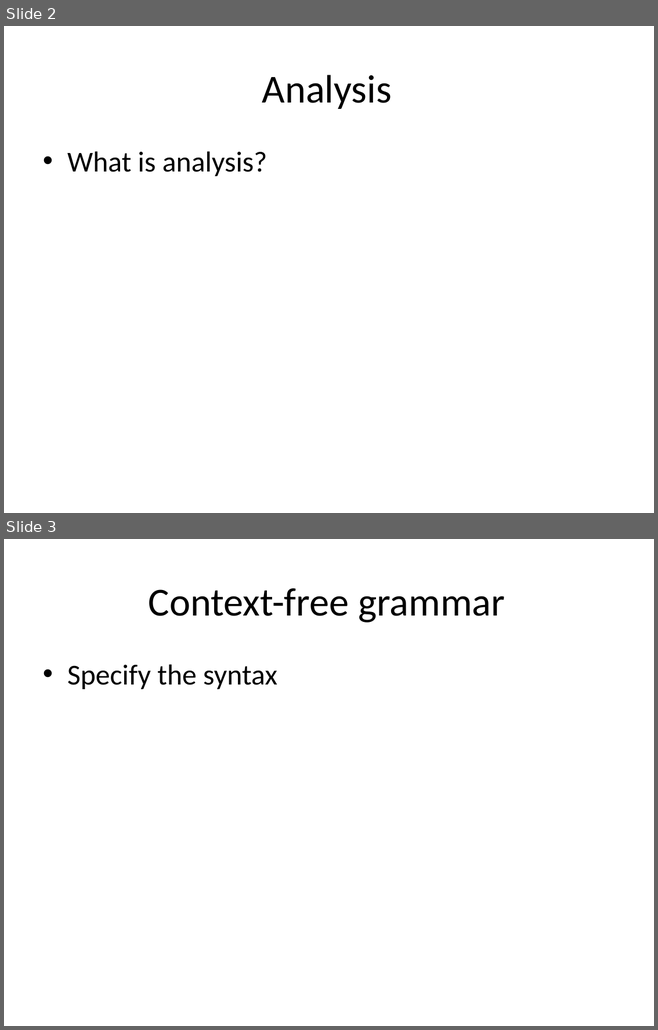
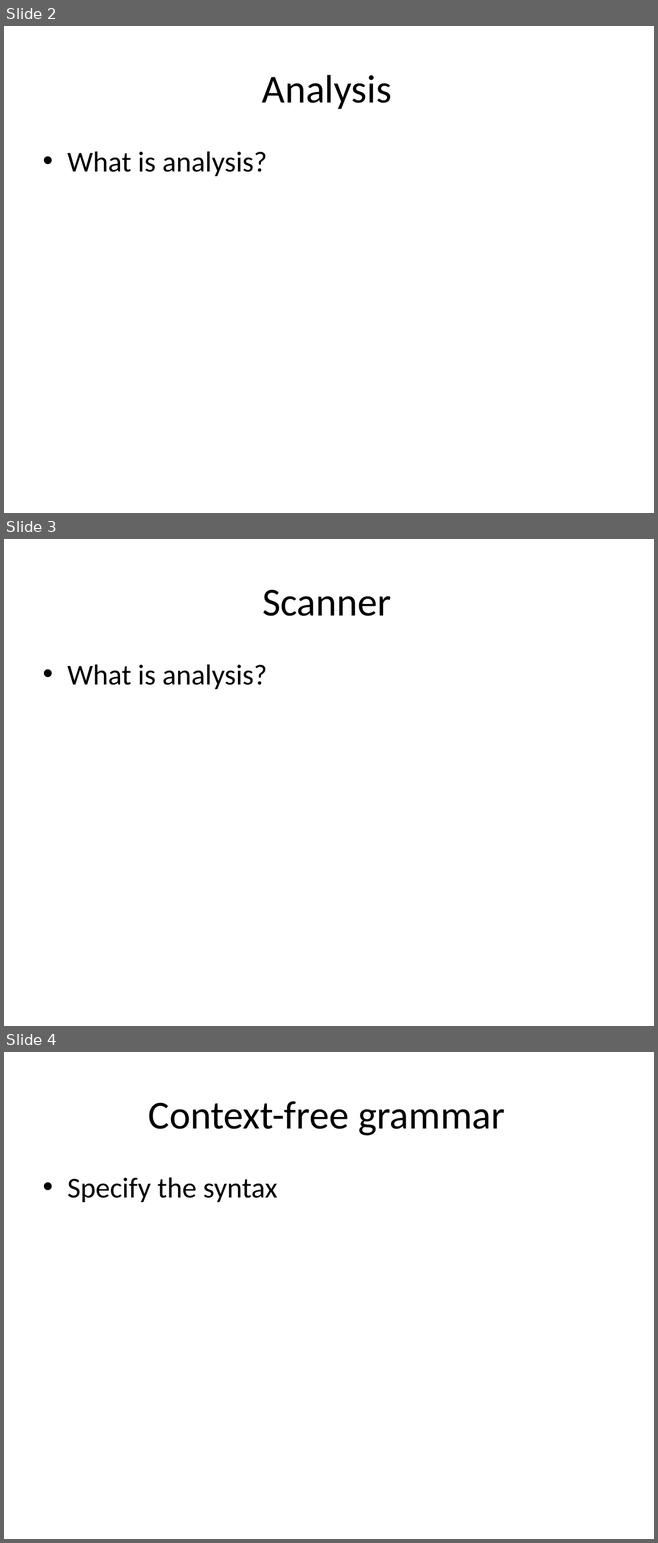
Before and after one commit to isurup/kalle-martin-group, a slide deck: SSE2/slides/1 Analysis.ppt. Shown one above the other, each under a label of ours: slides 2 and 3 before the commit, slides 2, 3 and 4 after it. The pictures are 658x1030 and 658x1543 pixels, drawn with LibreOffice and Linux fonts; fonts in the diff are those of the drawing. Boxes give left, top, right and bottom in pixels: in the first picture for what was removed or moved away, otherwise in the second. Text is boxed around its words. In the diff, an @@ line names an element or a change of style, - is before the commit and + after.

```diff
--- a/SSE2/slides/1 Analysis.ppt
+++ b/SSE2/slides/1 Analysis.ppt
@@ slide 3 added at [4, 539, 654, 1026], background #FFFFFF @@
@@ title added at [262, 589, 391, 616], 44 pt, text #000000 @@
+Scanner
@@ text added at [67, 664, 267, 689], 32 pt, text #000000 @@
+• What is analysis?
@@ what was slide 3 is now slide 4 @@
```
